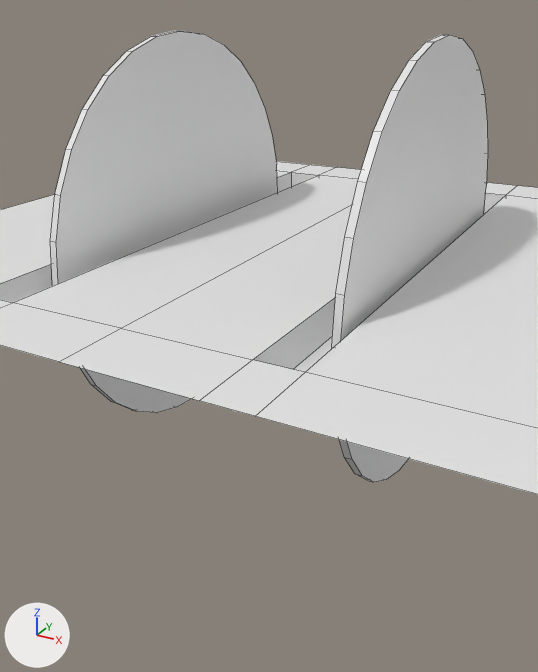
The Blender file Assets/Saws.blend as it was, and as the next commit left it.
The view is the same before and after, from a 50 mm lens placed at (0.484, -0.965, 0.307), pointed at (-0.035, -0.021, -0.164). Arrows for +X, +Y and +Z are at lower left; the lights stay in place. The older version comes first. Mesh edges are drawn as thin lines.

In view in the first picture: 'Floor', 'Saw.001', 'Saw.002'.
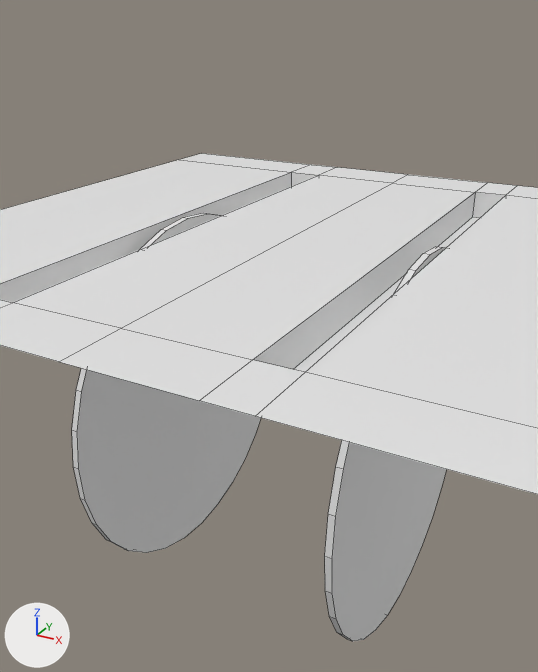
The change, as a list of edits to the scene's bpy script:
```text
Change ob_saw_002:
    ob_saw_002.location: (-0.197, 0.0, -0.022) -> (-0.2, 0.0, -0.3)
Change ob_saw_001:
    ob_saw_001.location: (0.199, 0.0, -0.022) -> (0.2, 0.0, -0.3)
```

Boxes (x1, y1, x2, y2) around the edits, measured in the pictures (538 x 672 px):
'Saw.002', moved
    before: (50, 30, 278, 413)
    after: (72, 213, 261, 553)
'Saw.001', moved
    before: (332, 35, 488, 482)
    after: (325, 246, 446, 641)
